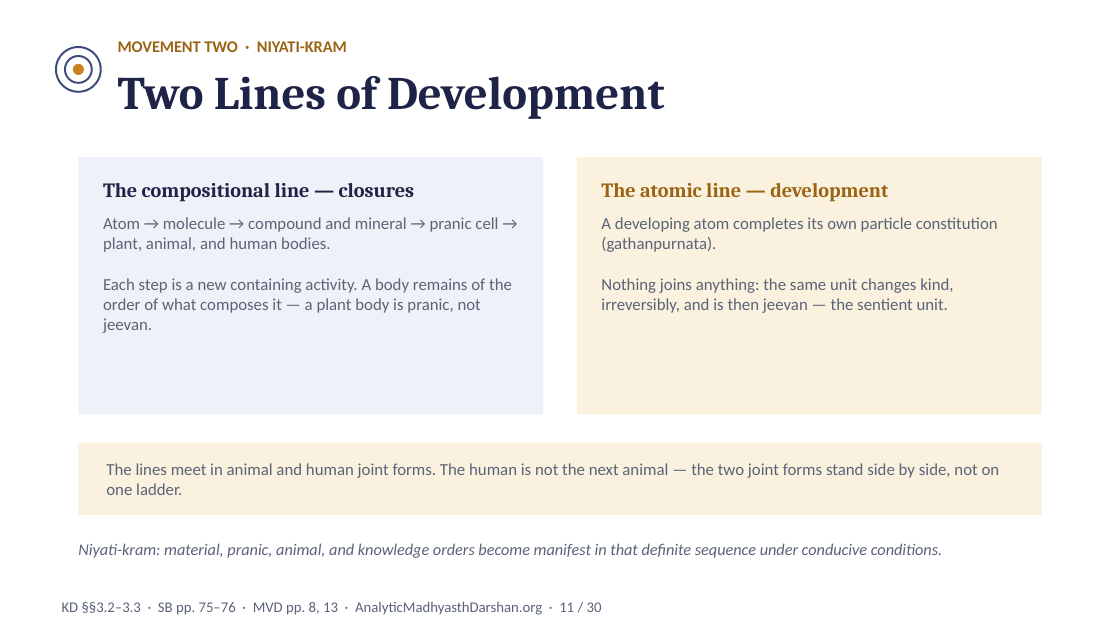
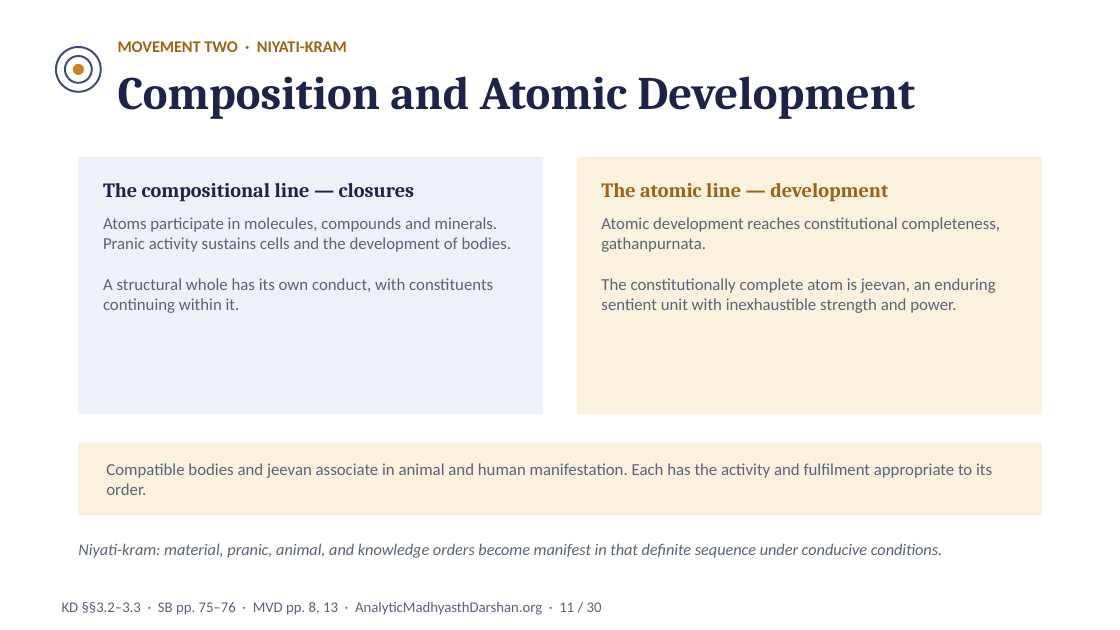
Before and after one commit to raghavamohan/AnalyticMadhyasthDarshan, a slide deck: slide 11 of Studies/A-State-Dynamic-Model-Of-Coexistence/A-State-Dynamic-Model-Of-Coexistence-Madhyasth-Darshan.pptx. Drawn at 1120x630 pixels with LibreOffice and Linux fonts; fonts in the diff are those of the drawing. Boxes give left, top, right and bottom in pixels: in the first picture for what was removed or moved away, otherwise in the second. Text is boxed around its words. In the diff, an @@ line names an element or a change of style, - is before the commit and + after.

Commit message:
Integrate Jeevan, values and awakened tradition into state-dynamic synthesis

```diff
--- a/Studies/A-State-Dynamic-Model-Of-Coexistence/A-State-Dynamic-Model-Of-Coexistence-Madhyasth-Darshan.pptx
+++ b/Studies/A-State-Dynamic-Model-Of-Coexistence/A-State-Dynamic-Model-Of-Coexistence-Madhyasth-Darshan.pptx
@@ text at (118,76,915,119): text changed @@
-Two Lines of Development
+Composition and Atomic Development
@@ text at (103,217,511,313): text changed @@
-Atom → molecule → compound and mineral → pranic cell → plant, animal, and human bodies.
-Each step is a new containing activity. A body remains of the order of what composes it — a plant body is pranic, not jeevan.
+Atoms participate in molecules, compounds and minerals. Pranic activity sustains cells and the development of bodies.
+A structural whole has its own conduct, with constituents continuing within it.
@@ text at (601,217,1000,313): text changed @@
-A developing atom completes its own particle constitution (gathanpurnata).
-Nothing joins anything: the same unit changes kind, irreversibly, and is then jeevan — the sentient unit.
+Atomic development reaches constitutional completeness, gathanpurnata.
+The constitutionally complete atom is jeevan, an enduring sentient unit with inexhaustible strength and power.
@@ text at (106,463,992,495): text changed @@
-The lines meet in animal and human joint forms. The human is not the next animal — the two joint forms stand side by side, not on one ladder.
+Compatible bodies and jeevan associate in animal and human manifestation. Each has the activity and fulfilment appropriate to its order.
```
Also in this commit, not shown: 26 other slides changed, 1 slide added, 1 slide removed, 30 other files.
